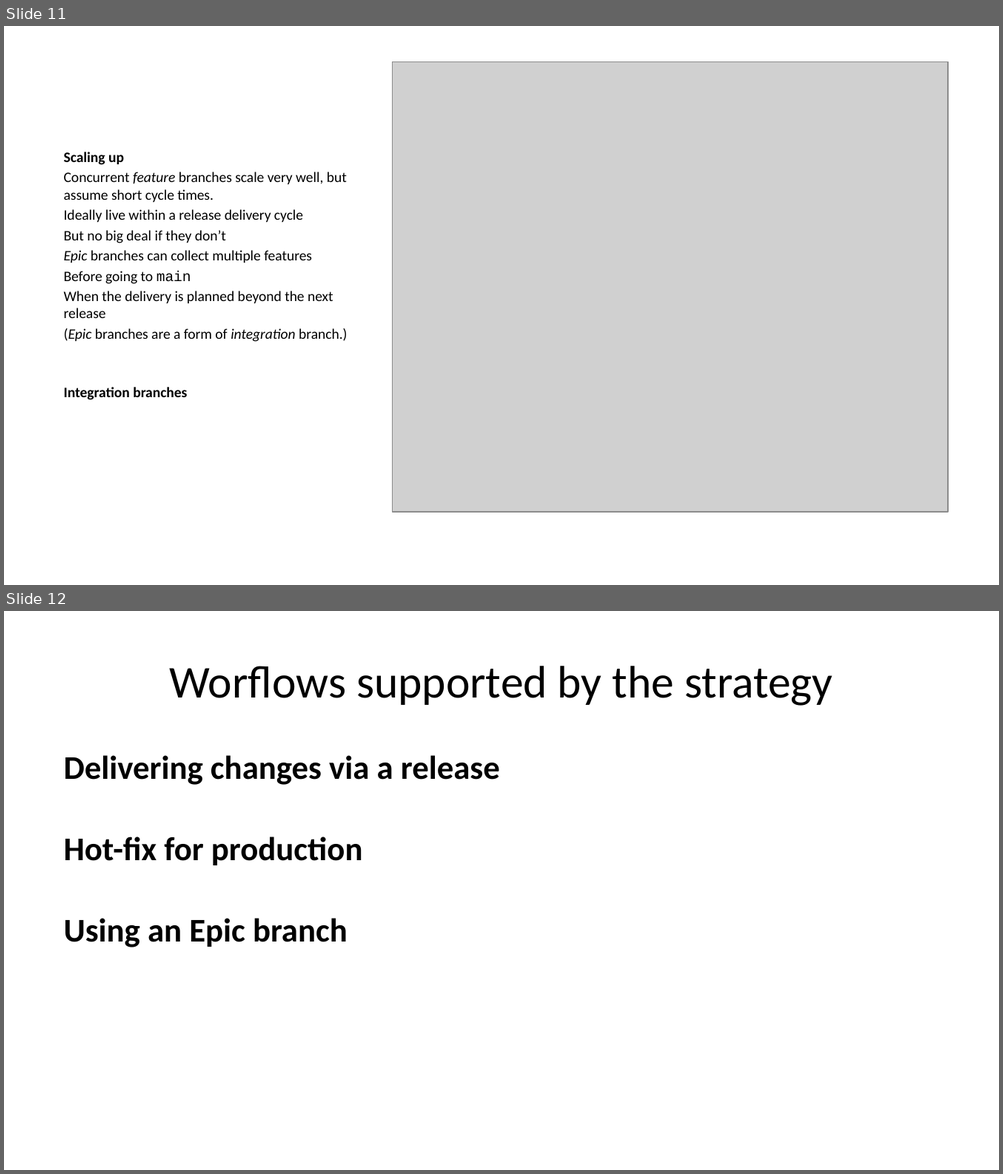
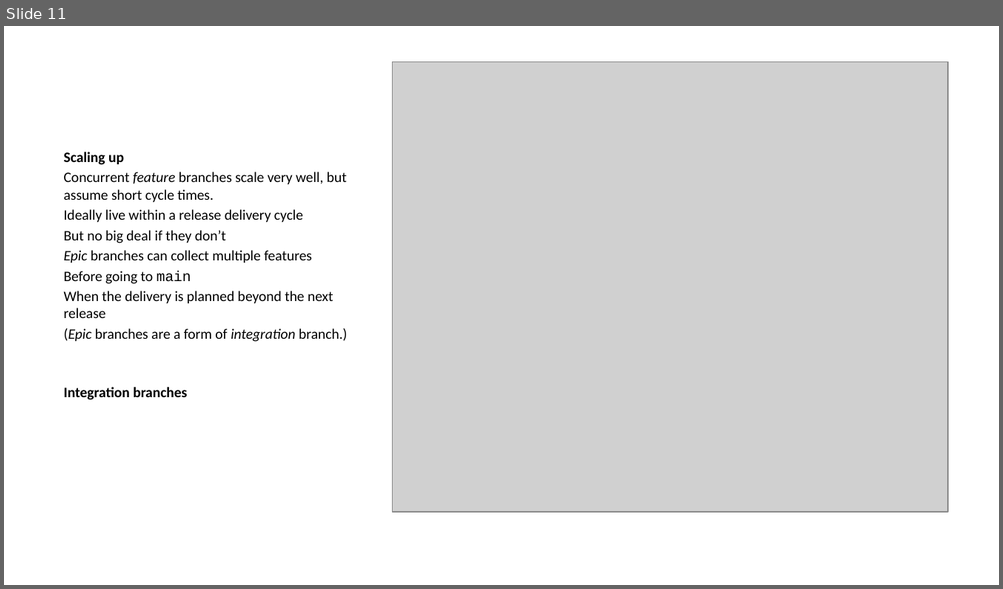
Before and after one commit to ijmitch/ukgse-2024-devops-git, a slide deck: docs/p1.pptx. Shown one above the other, each under a label of ours: slides 11 and 12 before the commit, slide 11 after it. The pictures are 1003x1174 and 1003x589 pixels, drawn with LibreOffice and Linux fonts; fonts in the diff are those of the drawing; grey boxes stand for pictures. Boxes give left, top, right and bottom in pixels: in the first picture for what was removed or moved away, otherwise in the second. Text is boxed around its words. In the diff, an @@ line names an element or a change of style, - is before the commit and + after.

```diff
--- a/docs/p1.pptx
+++ b/docs/p1.pptx
@@ slide 12 removed at (4, 611, 999, 1170), background #FFFFFF @@
@@ title removed at (170, 666, 832, 706) @@
-Worflows supported by the strategy
@@ text removed at (64, 755, 500, 948) @@
-Delivering changes via a release
-Hot-fix for production
-Using an Epic branch
```
Also in this commit, not shown: 4 slides changed, 8 slides added, 1 other slide removed, 3 other files.
